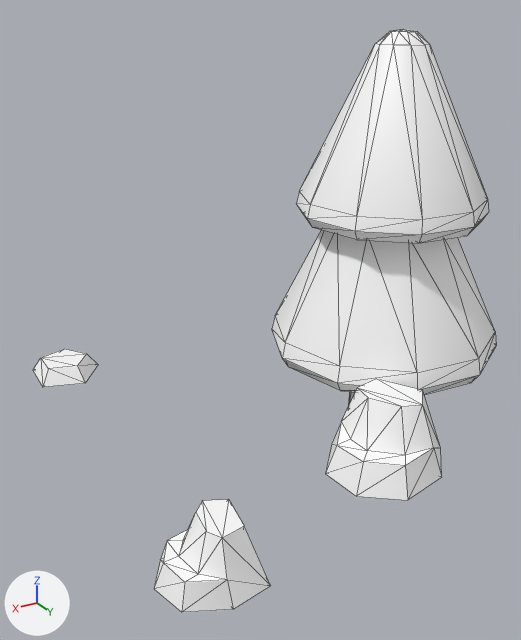
An edit to the glTF model dist/models/dress/platform-0.glb, drawn before and after from the same camera.
Both versions are drawn from a 50 mm camera at (0.71, 1.48, 0.884) aimed at (-0.052, 0.211, 0.25). The lights are fixed; the arrows at lower left show +X, +Y and +Z. The first picture is the older version. Mesh edges are drawn as thin lines. Where no turn or scale is listed for an object, it has been applied to the vertices. Vertices at exactly the same position are counted once.

Objects in the first picture: 'rock_single_A'.
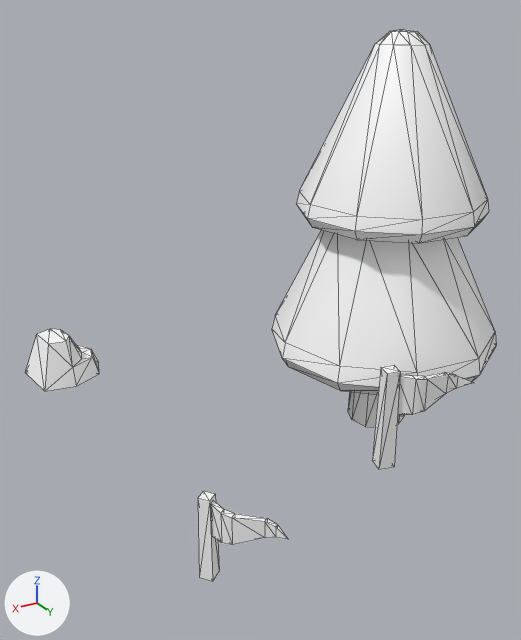
Where the newer file only moved an object's origin or applied its transform, the numbers keep the older frame.

Where the change shows, as pixel boxes [x1, y1, x2, y2] in the pictures (521 x 640 px; the box of a moved part takes in the faces that stretch with it):
```json
{"object": "rock_single_A", "change": "reshaped", "before": [33, 29, 496, 612], "after": [25, 29, 496, 581]}
{"part": 1, "of": "me_rock_single_a", "change": "moved or reshaped", "before": [154, 500, 271, 612], "after": [25, 329, 99, 391]}
{"part": 2, "of": "me_rock_single_a", "change": "added", "after": [398, 372, 474, 415]}
{"part": 3, "of": "me_rock_single_a", "change": "added", "after": [211, 501, 288, 545]}
{"part": 4, "of": "me_rock_single_a", "change": "deleted", "before": [33, 349, 98, 387]}
{"part": 5, "of": "me_rock_single_a", "change": "cut back", "before": [325, 380, 442, 500], "after": [372, 366, 400, 469]}
{"part": 6, "of": "me_rock_single_a", "change": "added", "after": [198, 491, 219, 581]}
```

Edits to the scene script, one JSON object a line:
```json
{"block": "me_rock_single_a", "where": "# used by ob_rock_single_a; location = (-0.135, 0.181, 0.386)"}
{"op": "remove", "block": "me_rock_single_a", "code": "me_rock_single_a.from_pydata(...)  # 167 vertices, 318 faces; spans x -0.519..0.519, y -0.519..0.519, z -0.462..0.462"}
{"op": "add", "block": "me_rock_single_a", "code": "me_rock_single_a.from_pydata(...)  # 192 vertices, 356 faces; spans x -0.519..0.501, y -0.519..0.543, z -0.462..0.462"}
{"block": "me_rock_single_a", "change": "me_rock_single_a part 1: the loose piece of 22 vertices spanning x 0.329..0.519, y 0.341..0.519, z -0.386..-0.272 is turned -164.2 degrees about the z axis through its middle and scaled by 0.983, then moved by (-0.015, -0.864, -0.001)"}
{"block": "me_rock_single_a", "change": "me_rock_single_a part 2: a new loose piece of 21 vertices spanning x -0.23..-0.052, y 0.324..0.379, z -0.264..-0.175, in mat_hexagons_medieval (white #ffffff)"}
{"block": "me_rock_single_a", "change": "me_rock_single_a part 3: a new loose piece of 21 vertices spanning x 0.34..0.423, y 0.434..0.543, z -0.298..-0.233, in mat_hexagons_medieval (white #ffffff)"}
{"block": "me_rock_single_a", "change": "me_rock_single_a part 4: the loose piece of 11 vertices spanning x 0.319..0.484, y -0.519..-0.348, z -0.386..-0.346 is deleted"}
{"block": "me_rock_single_a", "change": "me_rock_single_a part 5"}
{"block": "me_rock_single_a", "change": "22 vertices are removed from x -0.189..0.084, y 0.189..0.449, z -0.386..-0.229"}
{"block": "me_rock_single_a", "change": "40 faces are deleted"}
{"block": "me_rock_single_a", "change": "8 vertices are added at x -0.064..-0.02, y 0.305..0.349, z -0.386..-0.162"}
{"block": "me_rock_single_a", "change": "12 new faces join them"}
{"block": "me_rock_single_a", "change": "me_rock_single_a part 6"}
{"block": "me_rock_single_a", "change": "8 vertices are added at x 0.407..0.442, y 0.412..0.448, z -0.386..-0.223"}
{"block": "me_rock_single_a", "change": "12 new faces join them"}
```
